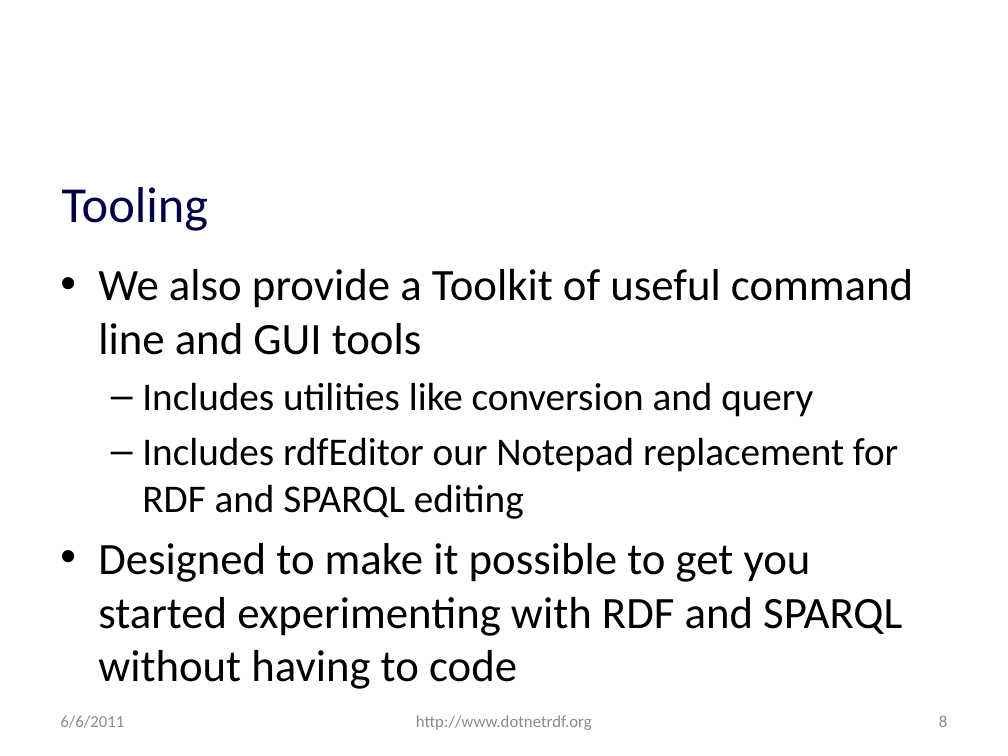
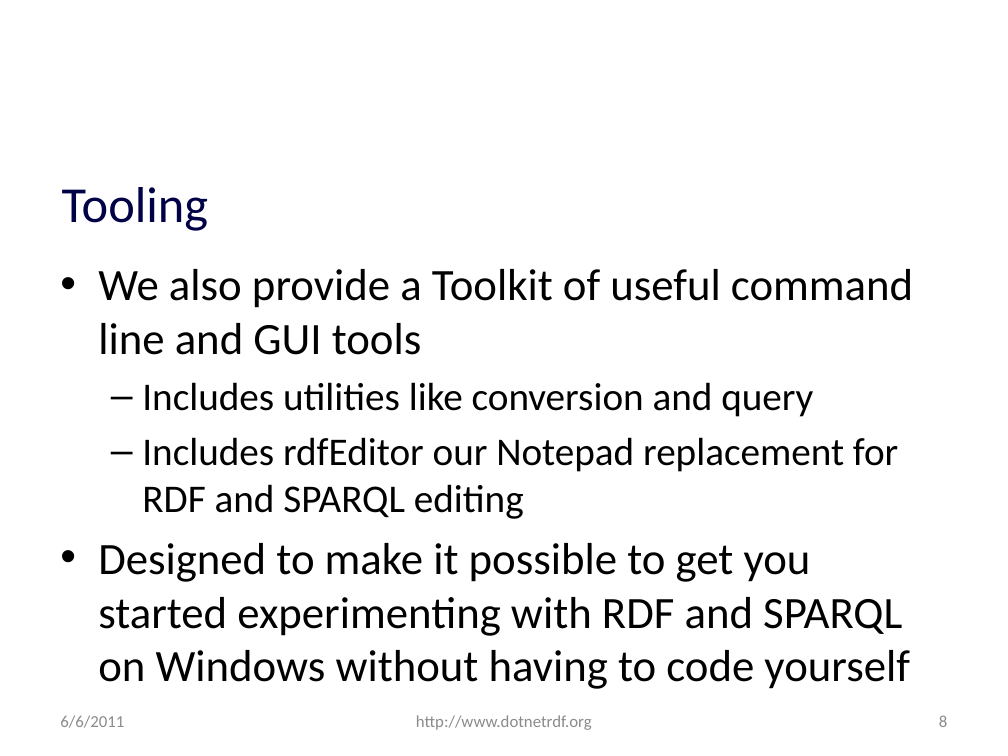
Before and after one commit to JohnGoldsmith/dotnetrdf-wiki, a slide deck: slide 8 of Slides/SemTech West 2011 Lightning Talk.pptx. Drawn at 1008x756 pixels with LibreOffice and Linux fonts; fonts in the diff are those of the drawing; background and template pictures are left out. Boxes give left, top, right and bottom in pixels: in the first picture for what was removed or moved away, otherwise in the second. Text is boxed around its words. In the diff, an @@ line names an element or a change of style, - is before the commit and + after.

```diff
--- a/Slides/SemTech West 2011 Lightning Talk.pptx
+++ b/Slides/SemTech West 2011 Lightning Talk.pptx
@@ text at bbox=[98, 543, 910, 689]: text changed @@
-• Designed to make it possible to get you started experimenting with RDF and SPARQL without having to code
+• Designed to make it possible to get you started experimenting with RDF and SPARQL on Windows without having to code yourself
```
Also in this commit, not shown: 7 other slides changed, 1 other file.
